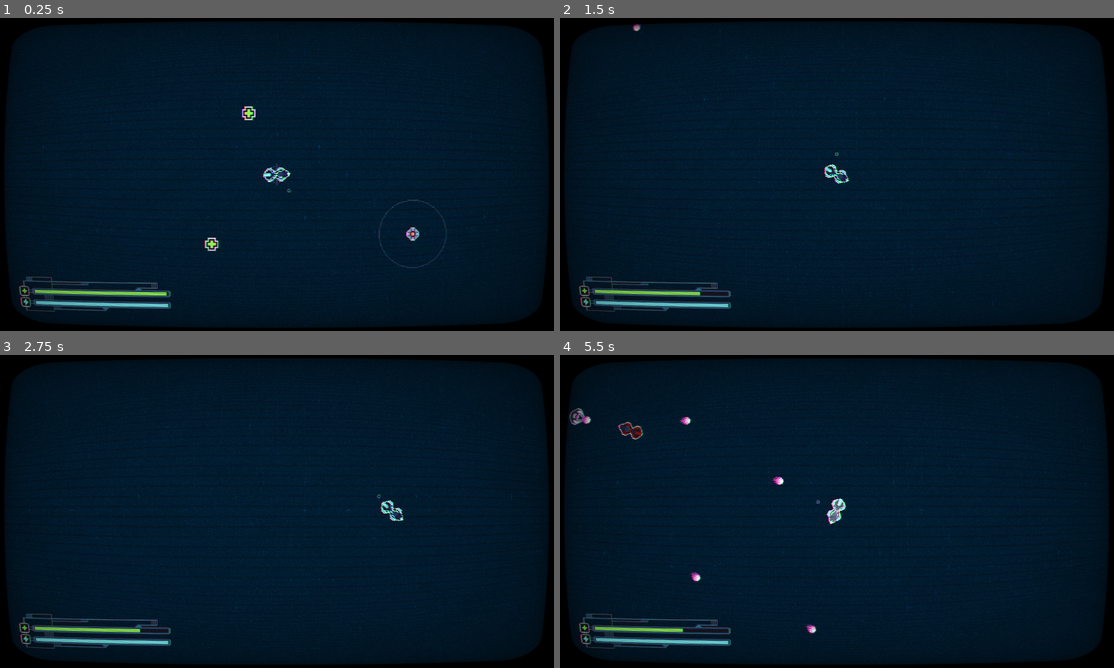
Above: before the commit, frames 1-4 (two rows, left to right).
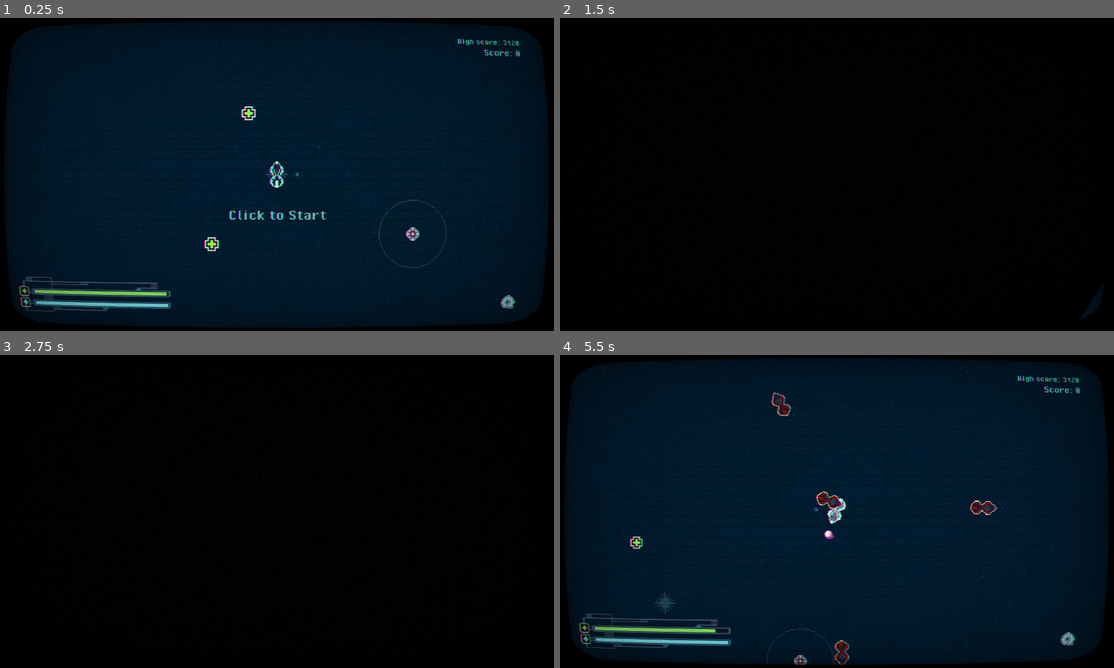
Above: after the commit, the same moments.

Repository: 20akshay00/cyberloop
Game: Godot game, scene res://scenes/world.tscn
Same seed, same stepped clock (60 frames per second), same inputs: the game is played once before the commit and once after it. Sound files missing from this copy of the repository are replaced by a short silence.
Inputs (mouse positions are in pixels of both pictures, inside the frame that each line leads up to):
- Up to frame 1 (0.25 s): no input
- Up to frame 2 (1.5 s): click (1075, 305) at 0.52 s; click (1075, 305) at 1.27 s
- Up to frame 3 (2.75 s): click (515, 642) at 2.02 s
- Up to frame 4 (5.5 s): tap Enter at 2.75 s; move the mouse to (958, 495) at 2.77 s; click (958, 495) at 2.85 s; move the mouse to (726, 527) at 3.52 s; click (726, 527) at 3.6 s; move the mouse to (892, 442) at 4.27 s; click (892, 442) at 4.35 s; move the mouse to (809, 574) at 5.02 s; click (809, 574) at 5.1 s

The runs differ from the first frame. In frame 1, 0.8% of the frame differs, in the area x 36-94%, y 6-93%; in frame 2, 92%; in frame 3, 92%, in the area x 0-99%, y 1-99%; in frame 4, 1.9%.

Commit message:
revamp movement logic, make arcade game loop

Diff:
--- a/scenes/health_pickup.gd
+++ b/scenes/health_pickup.gd
@@ -19,7 +19,7 @@
 	if tween: tween.kill()
 	tween = get_tree().create_tween()
 	tween.set_loops()
-	tween.tween_property(self, "scale", Vector2(1.2, 1.2), 0.5)
+	tween.tween_property(self, "scale", Vector2(1.3, 1.3), 0.5)
 	tween.tween_property(self, "scale", Vector2(1., 1.), 0.5)
 
 func fall() -> void:
--- a/scenes/transition_manager.tscn
+++ b/scenes/transition_manager.tscn
@@ -9,6 +9,7 @@
 shader_parameter/reverse = true
 
 [node name="TransitionManager" type="CanvasLayer"]
+layer = 12
 script = ExtResource("1_nk83w")
 
 [node name="ColorRect" type="ColorRect" parent="."]
--- a/scenes/world.gd
+++ b/scenes/world.gd
@@ -1,15 +1,28 @@
 extends Node2D
+
+var _is_active := false
 
 func _ready() -> void:
 	EventManager.hole_created.connect(_on_hole_created)
 	EventManager.game_over.connect(_on_game_over)
+	set_activity(false)
 
 func _on_hole_created() -> void:
 	pass
 
 func _on_game_over() -> void:
 	get_tree().paused = true
+	TransitionManager.reload_scene()
 
 func _process(delta: float) -> void:
 	if Input.is_action_just_pressed("reload"):
 		TransitionManager.reload_scene()
+	if not _is_active and Input.is_action_just_pressed("draw"):
+		set_activity(true)
+		$UI.start()
+
+func set_activity(val: bool):
+	_is_active = val
+	for child in get_children():
+		if "_is_active" in child:
+			child._is_active = val
--- a/scenes/world.tscn
+++ b/scenes/world.tscn
@@ -8,10 +8,12 @@
 [ext_resource type="PackedScene" uid="uid://clep1ecol48uk" path="res://scenes/enemy.tscn" id="4_i7141"]
 [ext_resource type="Texture2D" uid="uid://m7iwdw4caxjq" path="res://assets/art/stamina_bar_v1.png" id="4_w7kh3"]
 [ext_resource type="PackedScene" uid="uid://b1k1si4vlki42" path="res://scenes/droid.tscn" id="5_71j4m"]
-[ext_resource type="PackedScene" uid="uid://sk45e7elu8k" path="res://scenes/retry_ui.tscn" id="6_jhx03"]
+[ext_resource type="Texture2D" uid="uid://rqwnjkvh7dbb" path="res://assets/art/replay_icon_v1.png" id="6_dss4m"]
+[ext_resource type="Texture2D" uid="uid://cumugct2g5h4" path="res://assets/art/replay_hover_v1.png" id="7_7t5mc"]
 [ext_resource type="Texture2D" uid="uid://dsncjko7y1q8u" path="res://assets/art/spawn_point_v1.png" id="7_e3hyu"]
 [ext_resource type="Texture2D" uid="uid://douaksfsgn5wr" path="res://assets/art/health_stamina_bar_frame_v1.png" id="7_i7141"]
 [ext_resource type="PackedScene" uid="uid://0287u7bkbm56" path="res://scenes/proximity_mine.tscn" id="8_7r4gi"]
+[ext_resource type="FontFile" uid="uid://cmmi1q3juj7cv" path="res://assets/fonts/PixelOperator-Bold.ttf" id="8_lakw3"]
 [ext_resource type="PackedScene" uid="uid://bj2wc68ug3gbv" path="res://scenes/health_pickup.tscn" id="12_q5onr"]
 
 [sub_resource type="NavigationPolygon" id="NavigationPolygon_o8fc1"]
@@ -23,7 +25,7 @@
 script = ExtResource("1_qfnet")
 
 [node name="UI" type="CanvasLayer" parent="." node_paths=PackedStringArray("player")]
-layer = 5
+layer = 2
 script = ExtResource("2_e3hyu")
 player = NodePath("../Player")
 
@@ -57,7 +59,74 @@
 value = 1.0
 texture_progress = ExtResource("4_w7kh3")
 
-[node name="RetryUI" parent="." instance=ExtResource("6_jhx03")]
+[node name="RetryButton" type="TextureButton" parent="UI"]
+custom_minimum_size = Vector2(50, 50)
+anchors_preset = 3
+anchor_left = 1.0
+anchor_top = 1.0
+anchor_right = 1.0
+anchor_bottom = 1.0
+offset_left = -170.0
+offset_top = -110.0
+offset_right = -100.0
+offset_bottom = -60.0
+grow_horizontal = 0
+grow_vertical = 0
+texture_normal = ExtResource("6_dss4m")
+texture_pressed = ExtResource("7_7t5mc")
+texture_hover = ExtResource("7_7t5mc")
+stretch_mode = 5
+
+[node name="ClickToStart" type="Label" parent="UI"]
+anchors_preset = 8
+anchor_left = 0.5
+anchor_top = 0.5
+anchor_right = 0.5
+anchor_bottom = 0.5
+offset_left = -172.5
+offset_top = 110.0
+offset_right = 172.5
+offset_bottom = 167.0
+grow_horizontal = 2
+grow_vertical = 2
+theme_override_colors/font_color = Color(0.403922, 0.776471, 0.776471, 1)
+theme_override_fonts/font = ExtResource("8_lakw3")
+theme_override_font_sizes/font_size = 56
+text = "Click to Start"
+horizontal_alignment = 2
+
+[node name="VBoxContainer" type="VBoxContainer" parent="UI"]
+anchors_preset = 1
+anchor_left = 1.0
+anchor_right = 1.0
+offset_left = -477.0
+offset_top = 43.0
+offset_right = -89.0
+offset_bottom = 180.0
+grow_horizontal = 0
+alignment = 1
+metadata/_edit_group_ = true
+
+[node name="HighScore" type="Label" parent="UI/VBoxContainer"]
+layout_mode = 2
+theme_override_colors/font_color = Color(0.403922, 0.776471, 0.776471, 1)
+theme_override_fonts/font = ExtResource("8_lakw3")
+theme_override_font_sizes/font_size = 32
+text = "High score: 3120"
+horizontal_alignment = 2
+
+[node name="CurrentScore" type="Label" parent="UI/VBoxContainer"]
+layout_mode = 2
+theme_override_colors/font_color = Color(0.403922, 0.776471, 0.776471, 1)
+theme_override_fonts/font = ExtResource("8_lakw3")
+theme_override_font_sizes/font_size = 38
+text = "Score: 0"
+horizontal_alignment = 2
+
+[node name="HSeparator" type="HSeparator" parent="UI/VBoxContainer"]
+modulate = Color(1, 1, 1, 0)
+layout_mode = 2
+theme_override_constants/separation = 40
 
 [node name="Parallax2D" type="Parallax2D" parent="."]
 repeat_size = Vector2(960, 960)
@@ -121,5 +190,7 @@
 position = Vector2(3827, 2548)
 
 [node name="NavigationRegion2D" type="NavigationRegion2D" parent="."]
-position = Vector2(-13, -348)
+position = Vector2(-57, -507)
 navigation_polygon = SubResource("NavigationPolygon_o8fc1")
+
+[connection signal="pressed" from="UI/RetryButton" to="UI" method="_on_retry_button_pressed"]
--- a/scripts/audio_manager.gd
+++ b/scripts/audio_manager.gd
@@ -7,6 +7,8 @@
 var draw_start_sfx := load("res://assets/sfx/Trail Draw Start.mp3")
 var power_empty_sfx := load("res://assets/sfx/Power Empty.mp3")
 var player_hit_sfx := load("res://assets/sfx/Player Hit 2.mp3")
+var enemy_shoot_sfx := load("res://assets/sfx/Enemy shooting.mp3")
+var explosion_sfx := load("res://assets/sfx/Explosion.mp3")
 
 func _play_music(music: AudioStream, volume = -7):
 	if stream == music:
@@ -28,5 +30,5 @@
 	fx_player.play()
 	if not loops:
 		fx_player.finished.connect(fx_player.queue_free)
-	else:
-		return fx_player
+
+	return fx_player
--- a/scripts/droid.gd
+++ b/scripts/droid.gd
@@ -13,7 +13,7 @@
 func _process(delta: float) -> void:
 	if target:
 		dir = target.global_position - global_position
-		rotation = atan2(dir.y, dir.x)
+		rotation = lerp_angle(rotation, atan2(dir.y, dir.x), 0.5)
 
 func _on_detection_area_body_entered(body: Node2D) -> void:
 	if body is Player:
@@ -26,12 +26,14 @@
 		shoot_timer.stop()
 
 func _on_shoot_timer_timeout() -> void:
-	if target:
+	if target and _is_active:
 		var projectile = projectile_scene.instantiate()
 		projectile.global_position = global_position
 		projectile.rotation = rotation
 		projectile.velocity = 900 * Vector2(cos(rotation), sin(rotation))
 		add_sibling(projectile)
+		AudioManager.play_effect(AudioManager.enemy_shoot_sfx)
+
 
 func fall() -> void:
 	die()
--- a/scripts/enemy.gd
+++ b/scripts/enemy.gd
@@ -9,6 +9,9 @@
 
 var run: bool = false
 var _state: bool = true
+
+var chase_speed: float = 1400
+var run_speed: float = 700
 
 func _ready() -> void:
 	target = get_tree().get_nodes_in_group("player")[0]
@@ -37,19 +40,18 @@
 		$NavigationAgent2D.target_position = target.global_position
 		var nav_point_dir := to_local($NavigationAgent2D.get_next_path_position())
 
-		print((target.global_position - target.prev_pos).length())
-		if (target.trail.get_point_count() > 50 and (target.global_position - target.prev_pos).length() > 10.) or target._is_invincible:
+		if (target.trail.get_point_count() > 20 and target.velocity.length() > 1500.) or target._is_invincible:
 			if _state:
 				run = true if randf() > 0.2 else false
 				_state = false
 
 			if run:
-				$NavigationAgent2D.set_velocity(nav_point_dir.normalized() * -550.)
+				$NavigationAgent2D.set_velocity(nav_point_dir.normalized() * -run_speed)
 			else:
-				$NavigationAgent2D.set_velocity(nav_point_dir.normalized() * 900.)
+				$NavigationAgent2D.set_velocity(nav_point_dir.normalized() * chase_speed)
 		else:
 			_state = true
-			$NavigationAgent2D.set_velocity(nav_point_dir.normalized() * 900.)
+			$NavigationAgent2D.set_velocity(nav_point_dir.normalized() * 1100.)
 
 func _on_navigation_agent_2d_velocity_computed(safe_velocity: Vector2) -> void:
 	velocity = safe_velocity
@@ -64,3 +66,4 @@
 	if body is Player:
 		body.hit(1)
 		queue_free()
+		#AudioManager.play_effect(AudioManager.explosion_sfx).finished.connect(func(): queue_free())
--- a/scripts/player.gd
+++ b/scripts/player.gd
@@ -6,7 +6,6 @@
 @onready var sprite := $Sprite2D
 var trail: Crack
 
-var dir: Vector2 = Vector2.ZERO
 var _is_active: bool = true
 var _is_drawing: bool = false
 
@@ -20,8 +19,8 @@
 var MAX_HEALTH: float = 3.
 var health: float = 5.
 
-var RECHARGE_DIST: float = 20.
-var RECHARGE_AMOUNT: float = 0.0035
+var RECHARGE_DIST: float = 30.
+var RECHARGE_AMOUNT: float = 0.0025
 
 var prev_pos: Vector2 = Vector2.ZERO
 
@@ -38,6 +37,14 @@
 var _is_invincible: bool = false
 var itween: Tween = null
 
+@export var min_speed: float = 1000.0
+@export var max_speed: float = 2500.0
+@export var rotation_speed: float = 10.0  # radians per second
+@export var sensitivity: float = 2.5  # How strongly distance affects speed
+
+var mouse_dir := Vector2.ZERO
+var mouse_distance := 0.
+
 func _ready() -> void:
 	_create_trail()
 
@@ -46,18 +53,23 @@
 
 func _process(delta: float) -> void:
 	if _is_active:
-##		global_position = lerp(position, get_global_mouse_position(), 1.0 - pow(0.965, delta * 60))
+		var target_pos = get_global_mouse_position()
+		if (target_pos - global_position).length() > 15.0:
+			mouse_dir = target_pos - global_position
+			mouse_distance = mouse_dir.length()
 
-		global_position = lerp(position, get_global_mouse_position(), 1.0 - pow(0.95, delta * 60))
+		var target_rot = mouse_dir.angle() + PI/2
+		rotation = lerp_angle(rotation, target_rot, rotation_speed * delta)
 
-		dir = get_global_mouse_position() - position
-		rotation = lerp_angle(rotation, atan2(dir.y, dir.x) + PI/2, 0.2)
+		var speed = min_speed + min(mouse_distance * sensitivity, max_speed)
+		velocity = Vector2(cos(rotation-PI/2), sin(rotation-PI/2)) * speed
+		move_and_slide()
 
 		if Input.is_action_just_pressed("draw") and not _is_drawing:
 			if power > 0.:
 				_is_drawing = true
 				draw_sound.play()
-				#AudioManager.play_effect(AudioManager.draw_start_sfx, 10)
+				AudioManager.play_effect(AudioManager.draw_start_sfx, 10)
 
 		if Input.is_action_just_released("draw") and _is_drawing:
 			_is_drawing = false
--- a/scripts/proximity_mine.gd
+++ b/scripts/proximity_mine.gd
@@ -11,6 +11,7 @@
 
 func explode() -> void:
 	_is_exploding = true
+	AudioManager.play_effect(AudioManager.explosion_sfx)
 	$Explosion.show()
 	$Explosion.play("explode")
 	$Explosion.animation_finished.connect(
--- a/scripts/retry_ui.gd
+++ b/scripts/retry_ui.gd
@@ -11,7 +11,7 @@
 func _ready() -> void:
 	hide()
 	process_mode = Node.PROCESS_MODE_WHEN_PAUSED
-	EventManager.game_over.connect(_on_game_over)
+	#EventManager.game_over.connect(_on_game_over)
 	card.modulate.a = 0.
 	title.modulate.a = 0.
 	score.modulate.a = 0.
--- a/scripts/ui.gd
+++ b/scripts/ui.gd
@@ -5,9 +5,15 @@
 @onready var health_bar := $HealthBar
 
 var tween: Tween = null
+var start_tween: Tween = null
 
 func _ready() -> void:
 	EventManager.player_health_changed.connect(_on_player_health_changed)
+	if start_tween: start_tween.kill()
+	start_tween = get_tree().create_tween()
+	start_tween.set_loops()
+	start_tween.tween_property($ClickToStart, "modulate:a", 0.2, 1.)
+	start_tween.tween_property($ClickToStart, "modulate:a", 1, 1.)
 
 func _process(delta: float) -> void:
 	power_bar.value = player.power
@@ -20,3 +26,11 @@
 	func():
 		if player.health == 0: player.death()
 	)
+
+func start() -> void:
+	if start_tween: start_tween.kill()
+	start_tween = get_tree().create_tween()
+	start_tween.tween_property($ClickToStart, "modulate:a", 0., 0.2)
+
+func _on_retry_button_pressed() -> void:
+	TransitionManager.reload_scene()
Not shown, added: assets/sfx/Enemy shooting.mp3.import
Not shown, added: assets/sfx/Explosion.mp3.import
Not shown: 1 places in scenes/world.tscn that only renumber resources
Not shown, added: assets/sfx/Enemy shooting.mp3
Not shown, added: assets/sfx/Explosion.mp3
